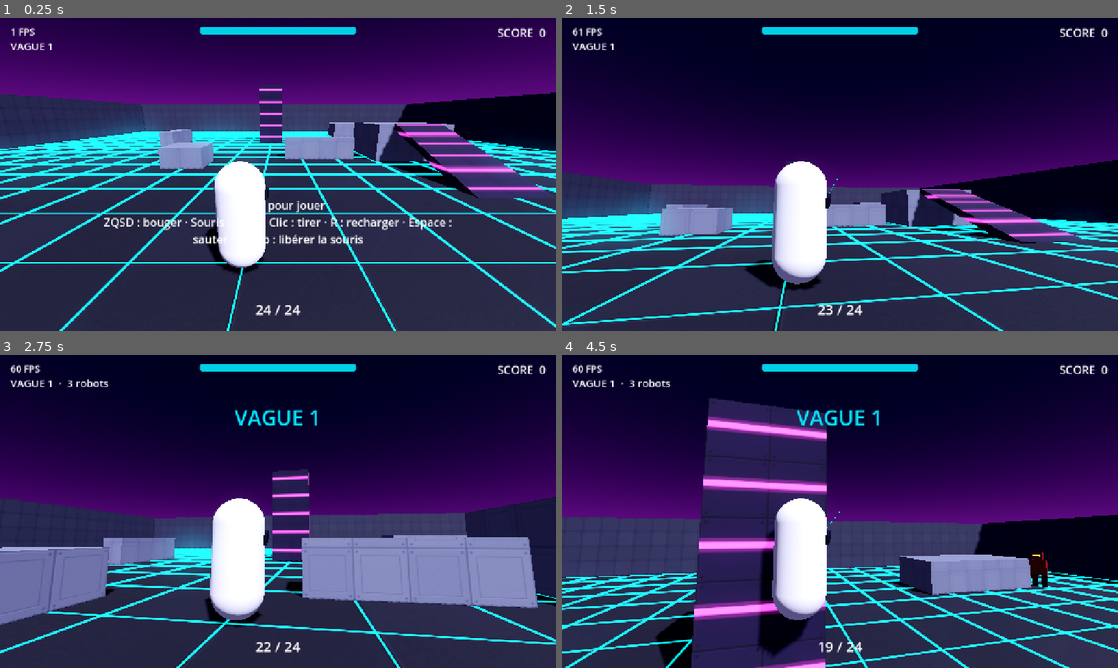
Above: before the commit, frames 1-4 (two rows, left to right).
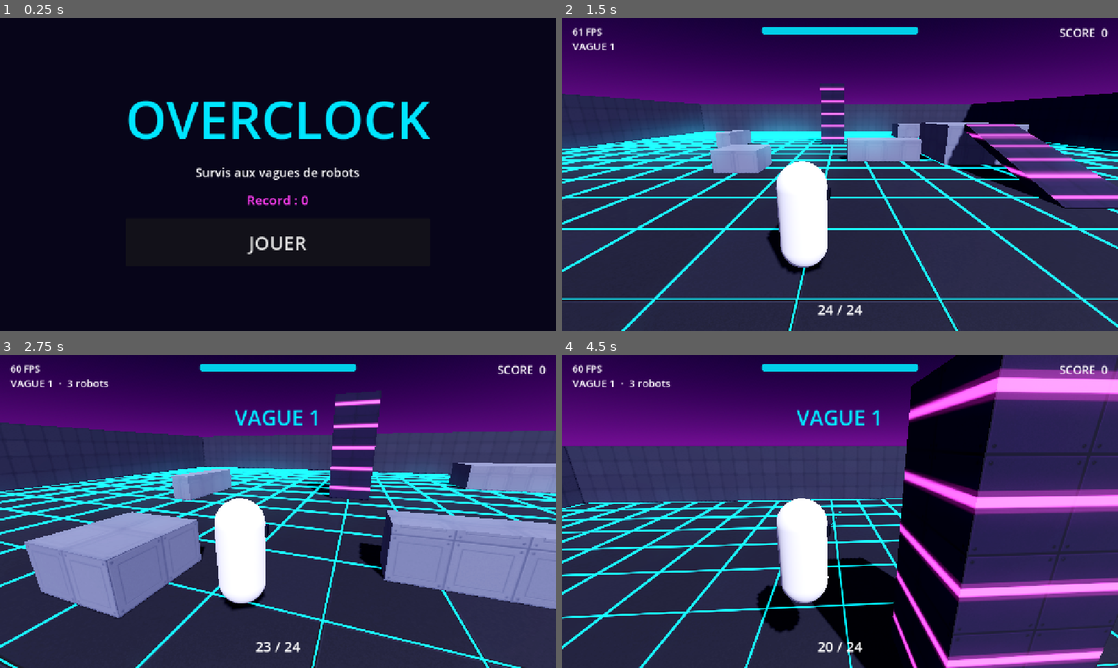
Above: after the commit, the same moments.

Repository: mariusortiz/overclock
Game: Godot game, scene res://scenes/menu.tscn
The game is run twice, just before and just after one commit, with the same random seed, the same clock (stepped at 60 frames per second) and the same inputs. Before the commit the project starts from res://scenes/main.tscn.
Inputs (mouse positions are in pixels of both pictures, inside the frame that each line leads up to):
- Up to frame 1 (0.25 s): no input
- Up to frame 2 (1.5 s): click (840, 243) at 0.5 s, where only the run after the commit has a clickable "JOUER"; tap Enter at 1.25 s; move the mouse to (867, 174) at 1.27 s; hold W (move_forward) from 1.28 s (still down); click (867, 174) at 1.42 s
- Up to frame 3 (2.75 s): keep holding W (move_forward); tap Space (jump) at 1.52, 2.27 s; move the mouse to (250, 511) at 2.02 s; click (250, 511) at 2.17 s
- Up to frame 4 (4.5 s): keep holding W (move_forward); move the mouse to (851, 505) at 2.77 s; click (851, 505) at 2.92 s; move the mouse to (834, 517) at 3.52 s; click (834, 517) at 3.67 s; tap Space (jump) at 3.77 s; move the mouse to (878, 514) at 4.27 s; click (878, 514) at 4.42 s

The runs differ from the first frame. In frame 1, 95% of the frame differs, in the area x 0-100%, y 0-100%; in frame 2, 70%; in frame 3, 70%; in frame 4, 78%.

Commit message:
Step 6a: power-ups and main menu
- Robots drop power-ups (25%): regeneration, power, speed, shield;
  timed effects on the player, shown on the HUD with time left
- Title screen with best score and play button; menu button on the
  game over screen
- CI smoke test covers the menu and the game scene

Co-Authored-By: Claude Fable 5.2 <noreply@anthropic.com>
Claude-Session: https://claude.ai/code/session_01TMrhLU8C9hMQ3DU14F1G1z

Diff:
--- a/project.godot
+++ b/project.godot
@@ -6,8 +6,8 @@
 [application]
 
 config/name="Overclock"
-config/version="0.5.0"
-run/main_scene="res://scenes/main.tscn"
+config/version="0.6.0"
+run/main_scene="res://scenes/menu.tscn"
 config/features=PackedStringArray("4.5", "Mobile")
 config/icon="res://icon.svg"
 
--- a/scenes/enemy.tscn
+++ b/scenes/enemy.tscn
@@ -3,6 +3,7 @@
 [ext_resource type="Script" path="res://scripts/enemy.gd" id="1_enemy"]
 [ext_resource type="PackedScene" path="res://scenes/projectile.tscn" id="2_projectile"]
 [ext_resource type="AudioStream" path="res://assets/audio/shot.wav" id="3_shot"]
+[ext_resource type="PackedScene" path="res://scenes/power_up.tscn" id="4_power_up"]
 
 [sub_resource type="CapsuleShape3D" id="shape"]
 radius = 0.45
@@ -49,6 +50,7 @@
 collision_mask = 5
 script = ExtResource("1_enemy")
 projectile_scene = ExtResource("2_projectile")
+power_up_scene = ExtResource("4_power_up")
 
 [node name="CollisionShape3D" type="CollisionShape3D" parent="."]
 transform = Transform3D(1, 0, 0, 0, 1, 0, 0, 0, 1, 0, 0.9, 0)
--- a/scenes/hud.tscn
+++ b/scenes/hud.tscn
@@ -180,6 +180,16 @@
 theme_override_font_sizes/font_size = 48
 horizontal_alignment = 1
 
+[node name="Effects" type="RichTextLabel" parent="."]
+offset_left = 24.0
+offset_top = 92.0
+offset_right = 424.0
+offset_bottom = 260.0
+mouse_filter = 2
+theme_override_font_sizes/normal_font_size = 24
+bbcode_enabled = true
+scroll_active = false
+
 [node name="GameOver" type="Control" parent="."]
 visible = false
 layout_mode = 3
@@ -230,3 +240,8 @@
 custom_minimum_size = Vector2(340, 96)
 theme_override_font_sizes/font_size = 36
 text = "REJOUER"
+
+[node name="Menu" type="Button" parent="GameOver/Center/Box"]
+custom_minimum_size = Vector2(340, 72)
+theme_override_font_sizes/font_size = 28
+text = "MENU"
--- /dev/null
+++ b/scenes/menu.tscn
@@ -0,0 +1,53 @@
+[gd_scene load_steps=2 format=3]
+
+[ext_resource type="Script" path="res://scripts/menu.gd" id="1_menu"]
+
+[node name="Menu" type="Control"]
+layout_mode = 3
+anchors_preset = 15
+anchor_right = 1.0
+anchor_bottom = 1.0
+grow_horizontal = 2
+grow_vertical = 2
+script = ExtResource("1_menu")
+
+[node name="Background" type="ColorRect" parent="."]
+anchors_preset = 15
+anchor_right = 1.0
+anchor_bottom = 1.0
+grow_horizontal = 2
+grow_vertical = 2
+mouse_filter = 2
+color = Color(0.03, 0.02, 0.1, 1)
+
+[node name="Center" type="CenterContainer" parent="."]
+anchors_preset = 15
+anchor_right = 1.0
+anchor_bottom = 1.0
+grow_horizontal = 2
+grow_vertical = 2
+
+[node name="Box" type="VBoxContainer" parent="Center"]
+theme_override_constants/separation = 22
+
+[node name="Title" type="Label" parent="Center/Box"]
+theme_override_colors/font_color = Color(0, 0.9, 1, 1)
+theme_override_font_sizes/font_size = 120
+text = "OVERCLOCK"
+horizontal_alignment = 1
+
+[node name="Tagline" type="Label" parent="Center/Box"]
+theme_override_font_sizes/font_size = 28
+text = "Survis aux vagues de robots"
+horizontal_alignment = 1
+
+[node name="Best" type="Label" parent="Center/Box"]
+theme_override_colors/font_color = Color(1, 0.24, 0.95, 1)
+theme_override_font_sizes/font_size = 30
+text = "Record : 0"
+horizontal_alignment = 1
+
+[node name="Play" type="Button" parent="Center/Box"]
+custom_minimum_size = Vector2(360, 110)
+theme_override_font_sizes/font_size = 44
+text = "JOUER"
--- a/scenes/player.tscn
+++ b/scenes/player.tscn
@@ -4,6 +4,7 @@
 [ext_resource type="Script" path="res://scripts/weapon.gd" id="2_weapon"]
 [ext_resource type="AudioStream" path="res://assets/audio/shot.wav" id="3_shot"]
 [ext_resource type="AudioStream" path="res://assets/audio/hit.wav" id="4_hit"]
+[ext_resource type="AudioStream" path="res://assets/audio/pickup.wav" id="5_pickup"]
 
 [sub_resource type="CapsuleShape3D" id="body_shape"]
 radius = 0.4
@@ -104,3 +105,7 @@
 stream = ExtResource("4_hit")
 volume_db = -4.0
 max_polyphony = 4
+
+[node name="PickupSound" type="AudioStreamPlayer" parent="."]
+stream = ExtResource("5_pickup")
+volume_db = -4.0
--- /dev/null
+++ b/scenes/power_up.tscn
@@ -0,0 +1,22 @@
+[gd_scene load_steps=4 format=3]
+
+[ext_resource type="Script" path="res://scripts/power_up.gd" id="1_power_up"]
+
+[sub_resource type="SphereShape3D" id="shape"]
+radius = 0.9
+
+[sub_resource type="BoxMesh" id="mesh"]
+size = Vector3(0.45, 0.45, 0.45)
+
+[node name="PowerUp" type="Area3D"]
+collision_layer = 0
+collision_mask = 2
+script = ExtResource("1_power_up")
+
+[node name="CollisionShape3D" type="CollisionShape3D" parent="."]
+transform = Transform3D(1, 0, 0, 0, 1, 0, 0, 0, 1, 0, 0.9, 0)
+shape = SubResource("shape")
+
+[node name="Mesh" type="MeshInstance3D" parent="."]
+transform = Transform3D(1, 0, 0, 0, 1, 0, 0, 0, 1, 0, 0.9, 0)
+mesh = SubResource("mesh")
--- a/scripts/enemy.gd
+++ b/scripts/enemy.gd
@@ -16,6 +16,8 @@
 @export var attack_range := 12.0
 @export var fire_interval := 1.6
 @export var projectile_scene: PackedScene
+@export var power_up_scene: PackedScene
+@export var drop_chance := 0.25
 
 var _health := 0
 var _dead := false
@@ -115,6 +117,8 @@
 	remove_from_group("targets")
 	collision_layer = 0
 	died.emit()
+	if randf() < drop_chance:
+		_drop_power_up()
 	_scale_visual_to(Vector3.ZERO, 0.2)
 	_tween.tween_callback(queue_free)
 
@@ -124,3 +128,10 @@
 		_tween.kill()
 	_tween = create_tween()
 	_tween.tween_property(_visual, "scale", target_scale, duration)
+
+
+func _drop_power_up() -> void:
+	var power_up: PowerUp = power_up_scene.instantiate()
+	power_up.type = PowerUp.Type.values().pick_random()
+	power_up.position = global_position
+	get_tree().current_scene.add_child(power_up)
--- a/scripts/hud.gd
+++ b/scripts/hud.gd
@@ -4,6 +4,7 @@
 ## FPS counter, desktop hint and touch controls.
 
 signal replay_pressed
+signal menu_pressed
 
 const BANNER_TIME := 2.5
 
@@ -26,12 +27,15 @@
 @onready var _final_score: Label = $GameOver/Center/Box/Score
 @onready var _best_score: Label = $GameOver/Center/Box/Best
 @onready var _replay_button: Button = $GameOver/Center/Box/Replay
+@onready var _menu_button: Button = $GameOver/Center/Box/Menu
+@onready var _effects_label: RichTextLabel = $Effects
 
 
 func _ready() -> void:
 	touch_controls.visible = _is_touch
 	_banner.modulate.a = 0.0
 	_replay_button.pressed.connect(replay_pressed.emit)
+	_menu_button.pressed.connect(menu_pressed.emit)
 
 
 func _process(_delta: float) -> void:
@@ -55,6 +59,17 @@
 
 func set_wave(number: int, enemies_left: int) -> void:
 	_wave_label.text = "VAGUE %d  ·  %d robot%s" % [number, enemies_left, "" if enemies_left == 1 else "s"]
+
+
+## `effects` maps a PowerUp.Type to its seconds left.
+func set_effects(effects: Dictionary) -> void:
+	var lines := PackedStringArray()
+	for type: PowerUp.Type in effects:
+		var info: Dictionary = PowerUp.INFO[type]
+		lines.append("[color=#%s]%s  %d[/color]" % [info.color.to_html(false), info.label, ceili(effects[type])])
+	var text := "\n".join(lines)
+	if _effects_label.text != text:
+		_effects_label.text = text
 
 
 func flash_damage() -> void:
--- a/scripts/main.gd
+++ b/scripts/main.gd
@@ -4,6 +4,7 @@
 const KILL_SCORE := 100
 const WAVE_BONUS := 250  # multiplied by the wave number
 const WAVE_HEAL := 25
+const MENU_SCENE := "res://scenes/menu.tscn"
 
 var score := 0
 
@@ -16,6 +17,7 @@
 	hud.touch_controls.look.connect(_on_touch_look)
 	# Deferred: the scene must not be removed while the button is still handling its click.
 	hud.replay_pressed.connect(get_tree().reload_current_scene, CONNECT_DEFERRED)
+	hud.menu_pressed.connect(get_tree().change_scene_to_file.bind(MENU_SCENE), CONNECT_DEFERRED)
 
 	player.weapon.hit_confirmed.connect(hud.reticle.show_hit)
 	player.weapon.ammo_changed.connect(hud.set_ammo)
@@ -31,6 +33,10 @@
 	hud.set_health(player.health, player.max_health)
 	hud.set_ammo(player.weapon.ammo, player.weapon.magazine_size, false)
 	hud.set_score(score)
+
+
+func _process(_delta: float) -> void:
+	hud.set_effects(player.get_effects())
 
 
 func _unhandled_input(event: InputEvent) -> void:
--- /dev/null
+++ b/scripts/menu.gd
@@ -0,0 +1,18 @@
+extends Control
+## Title screen: best score and play button.
+
+const GAME_SCENE := "res://scenes/main.tscn"
+
+@onready var _best_label: Label = $Center/Box/Best
+@onready var _play_button: Button = $Center/Box/Play
+
+
+func _ready() -> void:
+	Input.mouse_mode = Input.MOUSE_MODE_VISIBLE
+	_best_label.text = "Record : %d" % SaveData.load_high_score()
+	_play_button.pressed.connect(_on_play_pressed)
+
+
+func _on_play_pressed() -> void:
+	# Deferred: the scene must not be removed while the button handles its click.
+	get_tree().change_scene_to_file.call_deferred(GAME_SCENE)
--- a/scripts/player.gd
+++ b/scripts/player.gd
@@ -8,6 +8,9 @@
 signal died
 
 @export var max_health := 100
+@export var regen_per_second := 5.0
+@export var speed_boost := 1.4
+@export var power_damage_multiplier := 2
 @export var move_speed := 6.0
 @export var acceleration := 40.0
 @export var jump_velocity := 5.5
@@ -18,9 +21,12 @@
 
 var health := 0
 
+var _effects := {}  # PowerUp.Type -> seconds left
+var _regen_buffer := 0.0
 var _gravity: float = ProjectSettings.get_setting("physics/3d/default_gravity")
 
 @onready var weapon: Weapon = $Weapon
+@onready var _pickup_sound: AudioStreamPlayer = $PickupSound
 @onready var _spring_arm: SpringArm3D = $CameraPivot/SpringArm3D
 
 
@@ -37,9 +43,25 @@
 	return global_position + Vector3.UP * 1.0
 
 
+func apply_power_up(type: PowerUp.Type) -> void:
+	_effects[type] = PowerUp.INFO[type].duration
+	_pickup_sound.play()
+
+
+func has_effect(type: PowerUp.Type) -> bool:
+	return _effects.has(type)
+
+
+## Active effects: PowerUp.Type -> seconds left.
+func get_effects() -> Dictionary:
+	return _effects
+
+
 func take_damage(amount: int) -> void:
 	if health <= 0:
 		return
+	if has_effect(PowerUp.Type.SHIELD):
+		amount = ceili(amount / 2.0)
 	health = maxi(health - amount, 0)
 	health_changed.emit(health, max_health)
 	damaged.emit()
@@ -68,6 +90,8 @@
 
 
 func _physics_process(delta: float) -> void:
+	_update_effects(delta)
+
 	if not is_on_floor():
 		velocity.y -= _gravity * delta
 	elif Input.is_action_just_pressed("jump"):
@@ -75,7 +99,24 @@
 
 	var input := Input.get_vector("move_left", "move_right", "move_forward", "move_back")
 	var target := transform.basis * Vector3(input.x, 0.0, input.y) * move_speed
+	if has_effect(PowerUp.Type.SPEED):
+		target *= speed_boost
 	velocity.x = move_toward(velocity.x, target.x, acceleration * delta)
 	velocity.z = move_toward(velocity.z, target.z, acceleration * delta)
 
 	move_and_slide()
+
+
+func _update_effects(delta: float) -> void:
+	for type: PowerUp.Type in _effects.keys():
+		_effects[type] -= delta
+		if _effects[type] <= 0.0:
+			_effects.erase(type)
+
+	weapon.damage_multiplier = power_damage_multiplier if has_effect(PowerUp.Type.POWER) else 1
+
+	if has_effect(PowerUp.Type.REGEN):
+		_regen_buffer += regen_per_second * delta
+		if _regen_buffer >= 1.0:
+			heal(int(_regen_buffer))
+			_regen_buffer -= int(_regen_buffer)
--- /dev/null
+++ b/scripts/power_up.gd
@@ -0,0 +1,52 @@
+class_name PowerUp
+extends Area3D
+## Pickup dropped by robots. Walking over it gives the player a timed effect.
+
+enum Type { REGEN, POWER, SPEED, SHIELD }
+
+## Label, color and duration (seconds) of each effect. The effects themselves
+## are applied in player.gd.
+const INFO := {
+	Type.REGEN: {"label": "RÉGÉNÉRATION", "color": Color(0.2, 1.0, 0.4), "duration": 8.0},
+	Type.POWER: {"label": "PUISSANCE", "color": Color(1.0, 0.5, 0.1), "duration": 10.0},
+	Type.SPEED: {"label": "VITESSE", "color": Color(1.0, 0.9, 0.2), "duration": 10.0},
+	Type.SHIELD: {"label": "BOUCLIER", "color": Color(0.3, 0.6, 1.0), "duration": 10.0},
+}
+const LIFETIME := 15.0
+const HOVER_HEIGHT := 0.9
+
+var type := Type.REGEN
+
+var _age := 0.0
+
+@onready var _mesh: MeshInstance3D = $Mesh
+
+
+func _ready() -> void:
+	var color: Color = INFO[type].color
+	var material := StandardMaterial3D.new()
+	material.albedo_color = color
+	material.emission_enabled = true
+	material.emission = color
+	material.emission_energy_multiplier = 2.0
+	_mesh.material_override = material
+	# Stand the cube on one corner.
+	_mesh.rotation = Vector3(PI / 4.0, 0.0, atan(1.0 / sqrt(2.0)))
+	body_entered.connect(_on_body_entered)
+
+
+func _process(delta: float) -> void:
+	_age += delta
+	if _age >= LIFETIME:
+		queue_free()
+		return
+	_mesh.rotate_y(delta * 2.0)
+	_mesh.position.y = HOVER_HEIGHT + sin(_age * 3.0) * 0.12
+	# Blink during the last seconds.
+	_mesh.visible = _age < LIFETIME - 3.0 or fmod(_age, 0.3) < 0.2
+
+
+func _on_body_entered(body: Node3D) -> void:
+	if body is Player:
+		body.apply_power_up(type)
+		queue_free()
--- a/scripts/weapon.gd
+++ b/scripts/weapon.gd
@@ -19,6 +19,7 @@
 @export_flags_3d_physics var hit_mask := 5  # world + targets, not the player
 
 var ammo := 0
+var damage_multiplier := 1
 
 var _cooldown := 0.0
 var _reloading := false
@@ -74,7 +75,7 @@
 		end = hit.position
 		_spawn_impact(end)
 		if _is_damageable(hit):
-			hit.collider.take_damage(damage)
+			hit.collider.take_damage(damage * damage_multiplier)
 			_hit_sound.play()
 			hit_confirmed.emit()
 
Not shown, changed: export_presets.cfg
Not shown, added: assets/audio/pickup.wav
